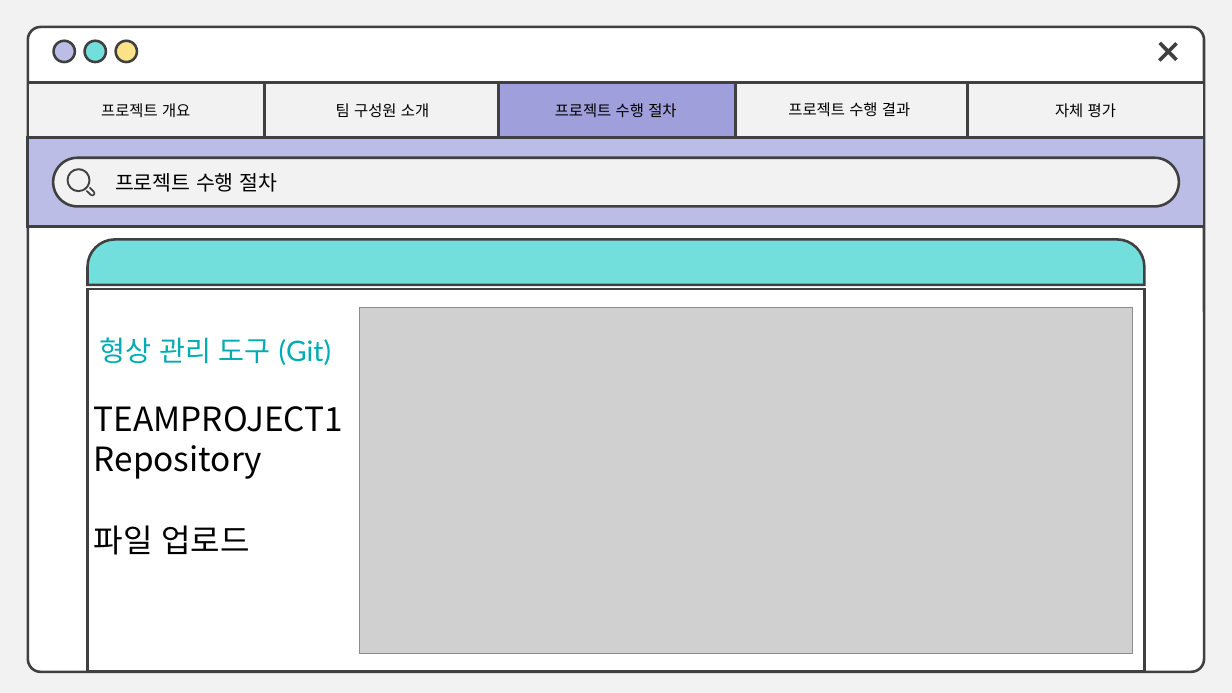
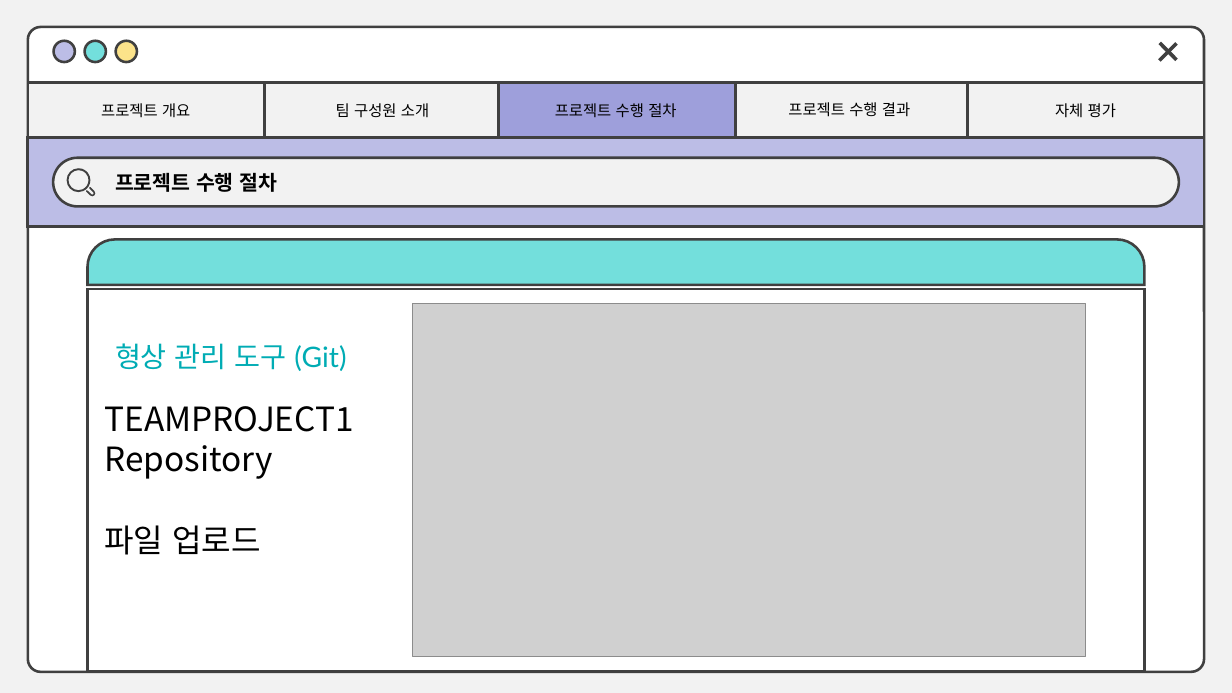
Before and after one commit to SangHa000/TEAMPROJECT1, a slide deck: slide 10 of 오피스 2016 발표용.pptx. Drawn at 1232x693 pixels with LibreOffice and Linux fonts; fonts in the diff are those of the drawing; grey boxes stand for pictures. Boxes give left, top, right and bottom in pixels: in the first picture for what was removed or moved away, otherwise in the second. Text is boxed around its words. In the diff, an @@ line names an element or a change of style, - is before the commit and + after.

```diff
--- a/오피스 2016 발표용.pptx
+++ b/오피스 2016 발표용.pptx
@@ text "프로젝트 수행 절차" at box(115, 172, 277, 192): bold on @@
@@ picture: place and size @@
-picture at box(360, 307, 1133, 653)
+picture at box(413, 303, 1086, 657)
@@ text "형상 관리 도구 (Git)": place and size @@
-text "형상 관리 도구 (Git)" at box(99, 337, 331, 365)
+text "형상 관리 도구 (Git)" at box(115, 343, 346, 371)
@@ text "TEAMPROJECT1": place and size @@
-text "TEAMPROJECT1" at box(94, 406, 343, 555)
+text "TEAMPROJECT1" at box(104, 406, 353, 555)
```
Also in this commit, not shown: 15 other slides changed, 1 slide removed.
